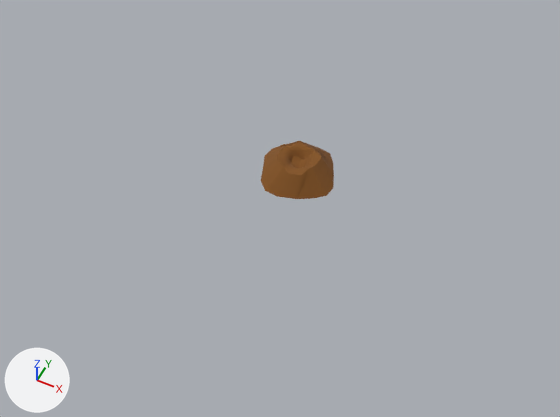
Two versions of the Blender file Models/dirt_pile/Dirt_Pile.blend, one commit apart.
One viewpoint serves both versions: a 50 mm camera at (4.95, -10.79, 11.92) aimed at (-0.05, -0.8, -0.57). Arrows for +X, +Y and +Z are at lower left; the lights stay in place.
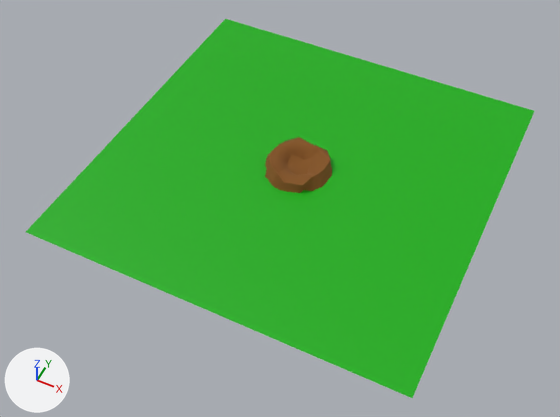
Boxes [x1, y1, x2, y2] around the edits, measured in the pictures (560 x 417 px):
'Plane', added (green)
    after: [26, 19, 534, 398]
'Cube.002', reshaped, moved
    before: [261, 141, 334, 199]
    after: [265, 137, 332, 193]

The change, as a diff of the scene's bpy script:
```diff
--- a/Models/dirt_pile/Dirt_Pile.blend.py
+++ b/Models/dirt_pile/Dirt_Pile.blend.py
@@ mat_material @@
+mat_material = principled_material('Material')
+mat_material.base_color = (0.00352, 0.423, 0.0)  # green #0cae00
@@ me_cube_001 @@
 me_cube_001.from_pydata(...)  # 120 vertices, 100 faces; spans x -17.4..17.5, y -3.2..6.7, z -17.5..17.3
 # used by ob_cube_002; location = (0.0, 0.0, 0.0); rotation_euler = (1.571, 0.0, 0.0), in degrees (90, 0, 0); scale = (0.05, 0.05, 0.05)
+# me_cube_001 part 1: 103 of 120 vertices moved; they spanned x -9.0..8.8, y 1.6..6.7, z -8.9..10.2 and now span x -12.7..12.3, y 1.6..6.7, z -12.4..14.3; mean shift (0.0, 0.0, 0.0); largest move (5.6, 5.8, 9.1) -> (7.9, 5.8, 12.7)
 me_cube_001.materials.append(mat_material_005)
@@ me_plane @@
+me_plane.from_pydata([(-1.0, -1.0, 0.0), (1.0, -1.0, 0.0), (-1.0, 1.0, 0.0), (1.0, 1.0, 0.0)], [], [(0, 1, 3, 2)])
+me_plane.materials.append(mat_material)  # green #0cae00
@@ ob_cube_002 @@
 ob_cube_002 = bpy.data.objects.new('Cube.002', me_cube_001)
-ob_cube_002.location = (0.0, 0.0, 0.0)
+ob_cube_002.location = (0.0, 0.0, -0.08)
 ob_cube_002.rotation_euler = (1.571, 0.0, 0.0)  # degrees (90, 0, 0)
@@ ob_plane @@
+ob_plane = bpy.data.objects.new('Plane', me_plane)
+ob_plane.location = (0.0, 0.0, 0.0)
+ob_plane.scale = (4.1, 4.1, 4.1)
```
